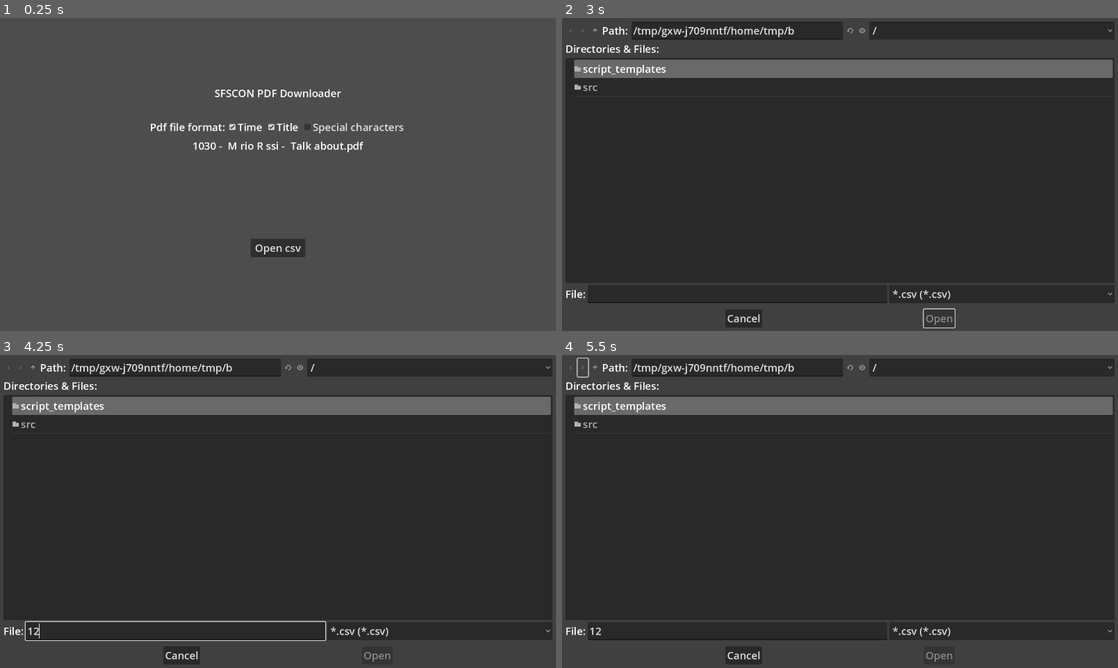
Above: before the commit, frames 1-4 (two rows, left to right).
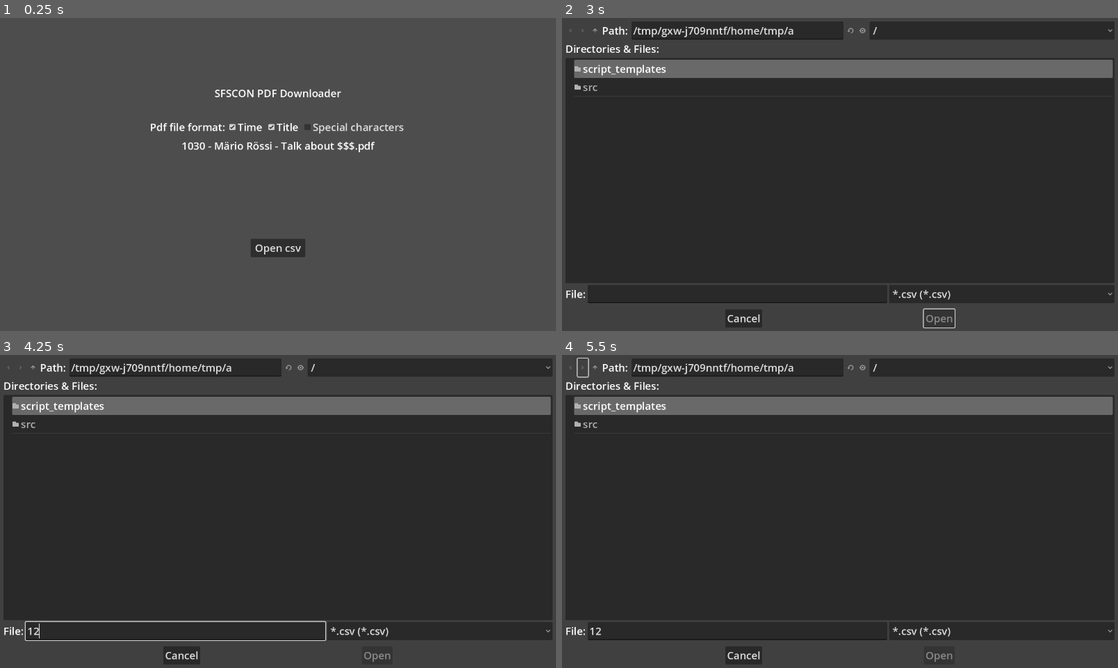
Above: after the commit, the same moments.

Repository: noi-techpark/sfscon-pdf-downloader
Game: Godot game, scene res://src/main.tscn
Two runs of this game, one before a commit and one after it. Both use one fixed random seed, a clock stepped at 60 frames per second and the inputs below.
Inputs (mouse positions are in pixels of both pictures, inside the frame that each line leads up to):
- Up to frame 1 (0.25 s): no input
- Up to frame 2 (3 s): click "Time" at 0.5 s; click "Title" at 1.25 s; click "Special characters" at 2 s; click "Open csv" at 2.75 s
- Up to frame 3 (4.25 s): click (177, 630) at 3.52 s; type "12" at 3.6 s
- Up to frame 4 (5.5 s): click (584, 367) at 4.25 s; click (584, 367) at 5 s

The runs differ from the first frame. In frame 1, 0.5% of the frame differs, in the area x 32-68%, y 39-43%; in frame 2, less than 0.1%; in frame 3, less than 0.1%; in frame 4, less than 0.1%.

Commit message:
upgrade to godot 4.3; use validate_filename over regex

Diff:
--- a/app/project.godot
+++ b/app/project.godot
@@ -12,7 +12,7 @@
 
 config/name="SFSCON PDF Downloader"
 run/main_scene="res://src/main.tscn"
-config/features=PackedStringArray("4.2", "GL Compatibility")
+config/features=PackedStringArray("4.3", "GL Compatibility")
 config/icon="res://icon.svg"
 
 [display]
--- a/app/src/main.gd
+++ b/app/src/main.gd
@@ -61,17 +61,12 @@
 
 var config: ConfigFile
 
-var regex: RegEx = RegEx.new()
-
 var include_title: bool
 var include_time: bool
 var include_special_characters: bool
 
 # Called when the node enters the scene tree for the first time.
 func _ready() -> void:
-	# only allow alphanumeric values, no special characters
-	regex.compile("\\w+")
-
 	_load_config()
 
 	time_checkbox.button_pressed = include_time
@@ -156,7 +151,7 @@
 				if pdf_link.begins_with("https://www.sfscon.it/wp-content/uploads/"):
 					data[id] = {}
 					data[id]["pdf_link"] = pdf_link
-					data[id]["speaker"] = _escape_string(line[keys_index[SPEAKER_KEY]])
+					data[id]["speaker"] = str(line[keys_index[SPEAKER_KEY]]).validate_filename()
 					data[id]["time"] = line[keys_index[TIME_KEY]].substr(0,5).replace(":", "")
 					data[id]["date"] = date
 					data[id]["title"] = title
@@ -237,7 +232,6 @@
 	var file_path: String = "%s/%s"%[base_path, file_name]
 	# remove new lines, double points and tabs
 	file_path = file_path.replace("..",".")
-	print(file_path)
 
 	log.append_text(str(counter_done + 1) + ") Saving: " + file_path + "\n")
 
@@ -262,17 +256,6 @@
 	if day_mapping.has(day):
 		return day_mapping[day]
 	return "TBD"
-
-
-func _escape_string(string: String) -> String:
-	var results: Array[RegExMatch] = regex.search_all(string)
-	var escaped = "";
-
-	# remove non alphanumerical characters
-	if results:
-		for result in results:
-			escaped += " " + result.get_string()
-	return escaped
 
 
 func _is_approved(line: Array) -> bool:
@@ -300,8 +283,8 @@
 		title = ""
 
 	if not include_special_characters:
-		title = _escape_string(title)
-		speaker = _escape_string(speaker)
+		title = title.validate_filename()
+		speaker = speaker.validate_filename()
 
 	var text: String = ""
 	if include_time:
